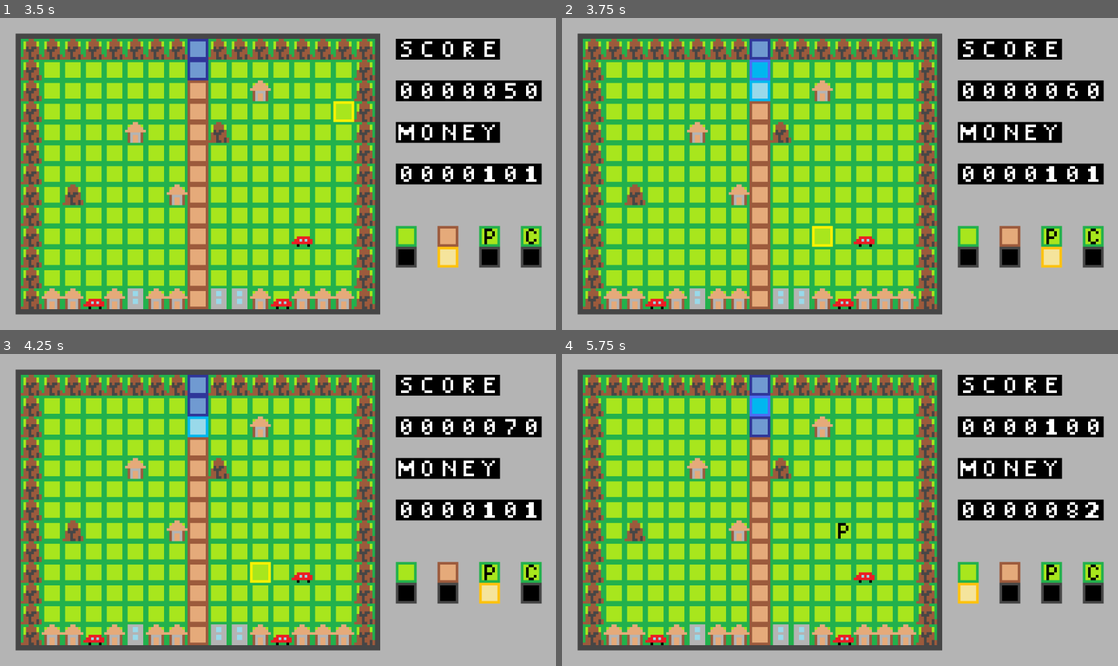
Above: before the commit, frames 1-4 (two rows, left to right).
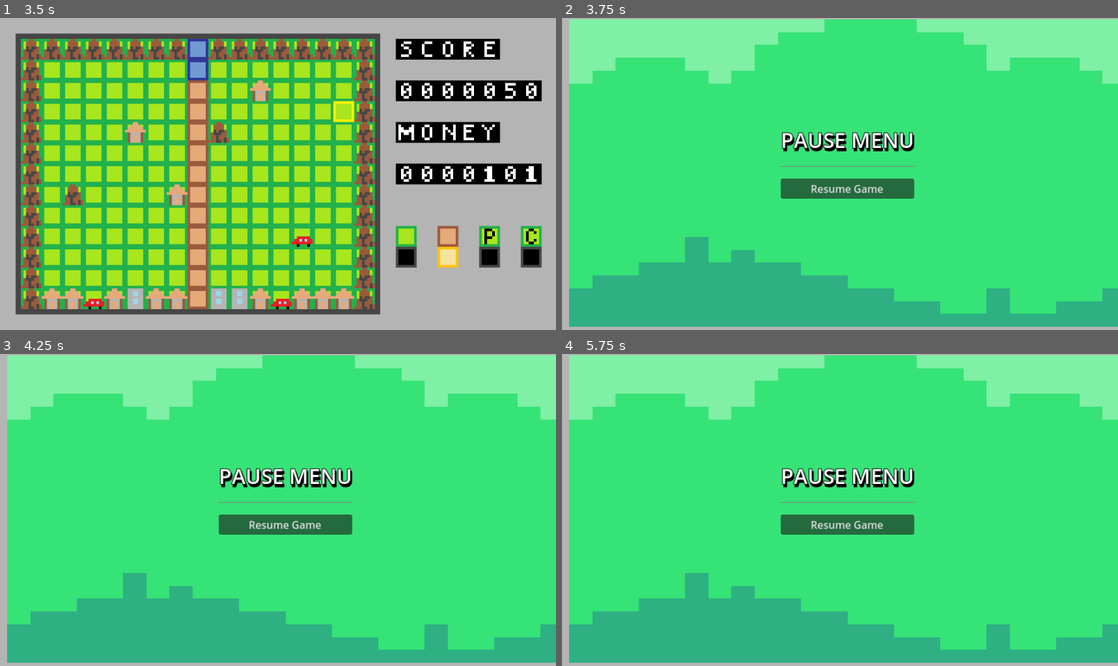
Above: after the commit, the same moments.

Repository: sho16ogura/cs292team5
Game: Godot game, scene res://main menu/main menu/main_menu.tscn
The game is run twice, just before and just after one commit, with the same random seed, the same clock (stepped at 60 frames per second) and the same inputs.
Inputs (mouse positions are in pixels of both pictures, inside the frame that each line leads up to):
- Up to frame 1 (3.5 s): click "Start Game" at 0.5 s; move the mouse to (400, 158) at 1.27 s; click (400, 158) at 1.35 s; tap Enter at 2 s; move the mouse to (166, 189) at 2.02 s; tap F (toggle_cistern) at 2.1 s; move the mouse to (333, 105) at 2.77 s; tap S (toggle_dig) at 2.85 s
- Up to frame 2 (3.75 s): tap Space (pause) at 3.5 s; move the mouse to (812, 236) at 3.52 s; tap D (toggle_pump) at 3.6 s
- Up to frame 3 (4.25 s): no input
- Up to frame 4 (5.75 s): click (845, 525) at 4.25 s, where only the run after the commit has a clickable "Resume Game"; move the mouse to (1006, 556) at 5.02 s; tap A (toggle_undig) at 5.1 s; tap Space (pause) at 5.65 s

Frame 1 is identical in both runs. In frame 2, 97% of the frame differs, in the area x 1-100%, y 0-100%; in frame 3, 97%; in frame 4, 97%.

Commit message:
Update mainGame.tscn

Diff:
--- a/team5project/mainGame.tscn
+++ b/team5project/mainGame.tscn
@@ -8,6 +8,7 @@
 [ext_resource type="AudioStream" uid="uid://d1twaokdntpq7" path="res://error.wav" id="5_hj26o"]
 [ext_resource type="AudioStream" uid="uid://cbhjguvy5pxft" path="res://destruction.wav" id="6_1mp51"]
 [ext_resource type="AudioStream" uid="uid://q1sc303erpj0" path="res://pumping-water.mp3" id="7_5c7lh"]
+[ext_resource type="PackedScene" uid="uid://cqpx1ehejg0ob" path="res://pause menu/pause_menu.tscn" id="9_xps7o"]
 
 [sub_resource type="TileSetAtlasSource" id="TileSetAtlasSource_foav8"]
 texture = ExtResource("2_go7m6")
@@ -138,6 +139,13 @@
 [node name="pumping_water_sfx" type="AudioStreamPlayer" parent="TileMap"]
 stream = ExtResource("7_5c7lh")
 
+[node name="pause_menu" parent="." instance=ExtResource("9_xps7o")]
+visible = false
+offset_left = 438.0
+offset_top = 238.0
+offset_right = 438.0
+offset_bottom = 238.0
+
 [connection signal="timeout" from="TileMap/Timer" to="." method="_on_timer_timeout"]
 [connection signal="timeout" from="TileMap/MoneyTimer" to="." method="_on_money_timer_timeout"]
 [connection signal="timeout" from="TileMap/FloodTimer" to="." method="_on_flood_timer_timeout"]
Not shown: 1 places in team5project/mainGame.tscn that only renumber resources
